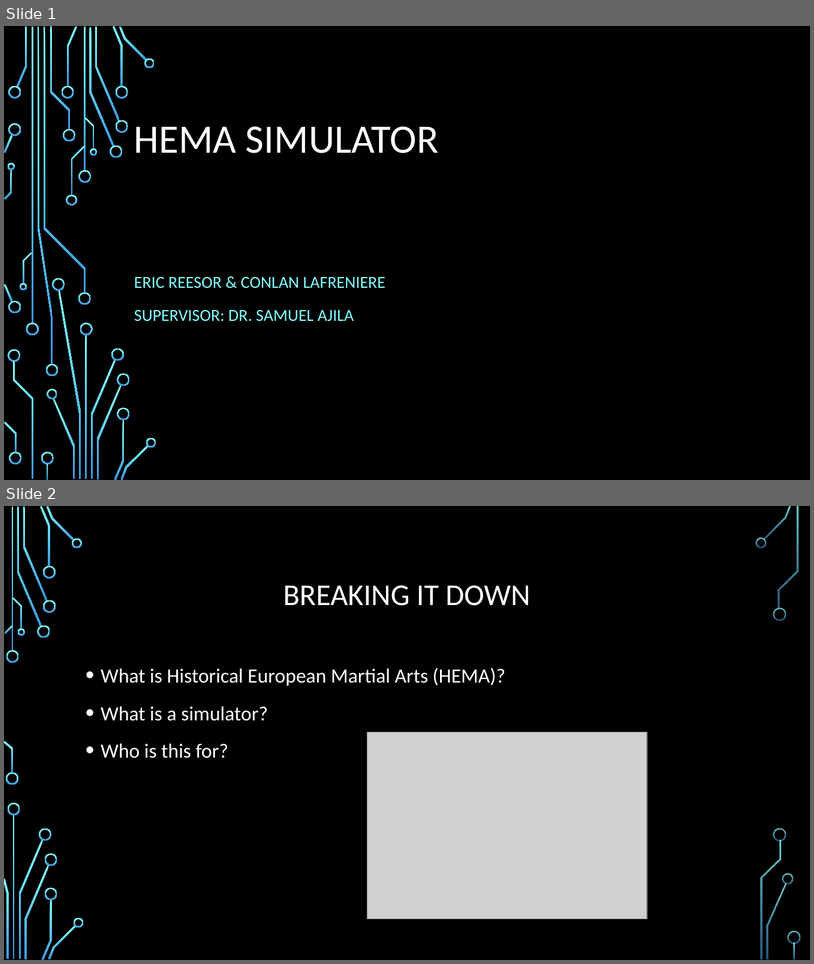
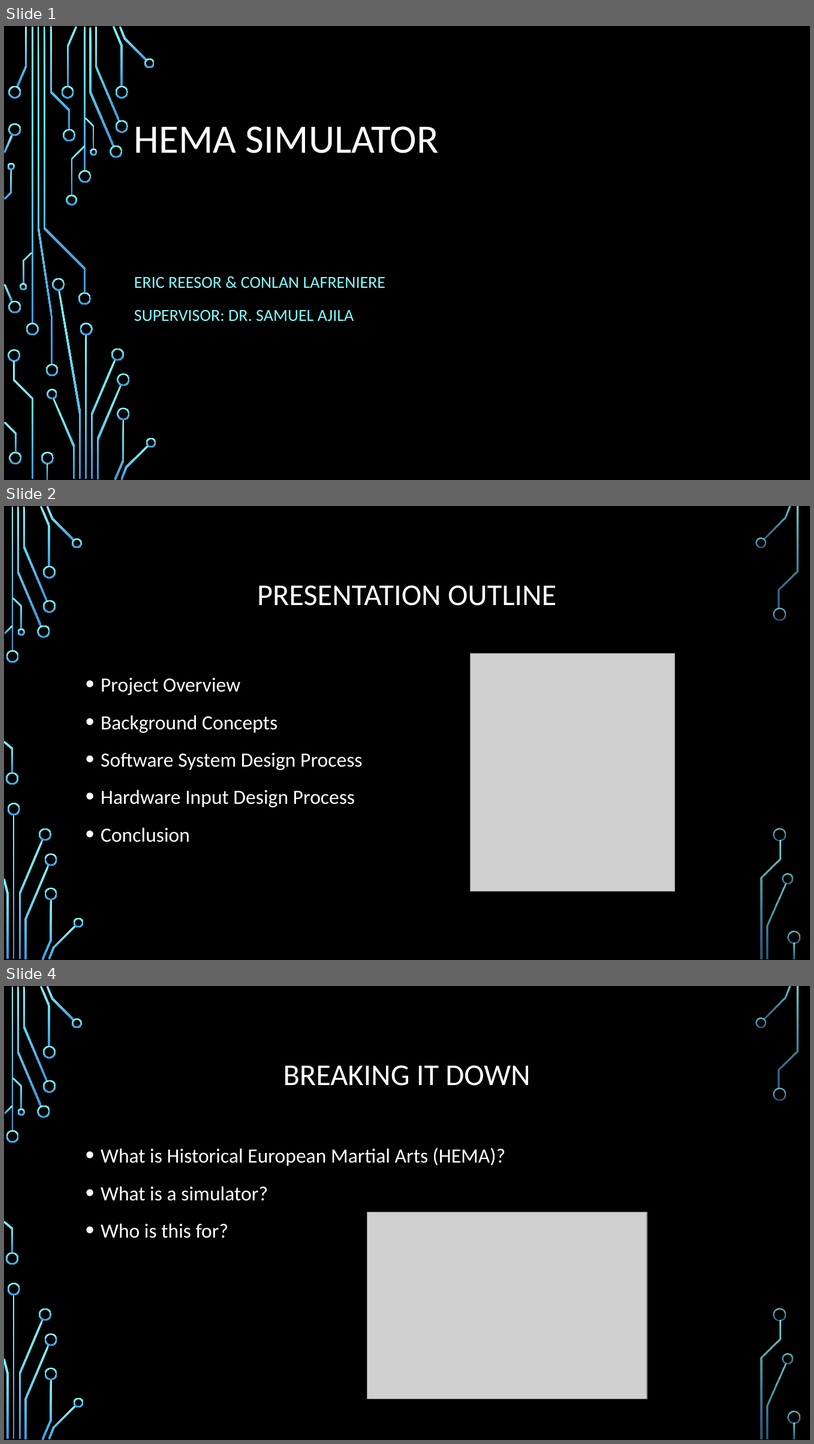
Before and after one commit to TechDevTom/HEMAUnityScripts, a slide deck: Documentation/Presentation.pptx. Shown one above the other, each under a label of ours: slides 1 and 2 before the commit, slides 1, 2 and 4 after it; the slides between them are not shown. The pictures are 814x964 and 814x1444 pixels, drawn with LibreOffice and Linux fonts; fonts in the diff are those of the drawing; grey boxes stand for pictures; background and template pictures are left out. Boxes give left, top, right and bottom in pixels: in the first picture for what was removed or moved away, otherwise in the second. Text is boxed around its words. In the diff, an @@ line names an element or a change of style, - is before the commit and + after.

Commit message:
Presentation slides updated as per the Jan 22nd project meeting

```diff
--- a/Documentation/Presentation.pptx
+++ b/Documentation/Presentation.pptx
@@ slide 2 added at (4, 506, 810, 960), background picture (left out); not listed: 36 template elements that a slide beside it also shows @@
@@ title added at (257, 585, 557, 606), 36 pt, text #FFFFFF @@
+PRESENTATION OUTLINE
@@ picture added at (471, 653, 675, 891) @@
@@ text added at (101, 678, 362, 842), 24 pt, text #FFFFFF @@
+• Project Overview
+• Background Concepts
+• Software System Design Process
+• Hardware Input Design Process
+• Conclusion
@@ what was slide 2 is now slide 4 @@
```
Also in this commit, not shown: 2 slides changed, 7 other slides added, 1 slide removed.
